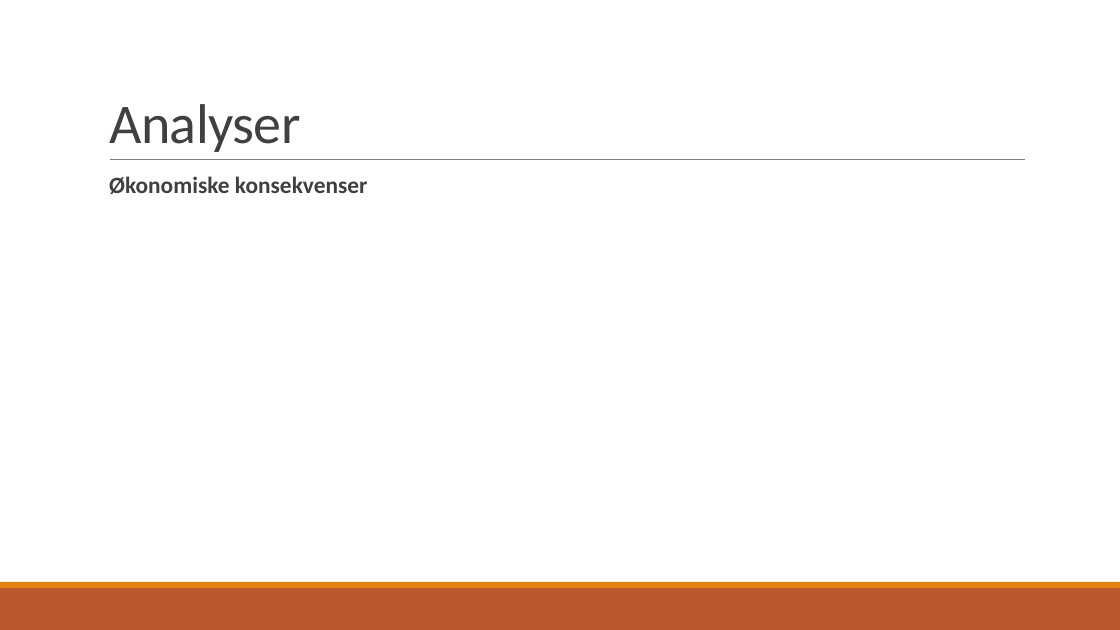
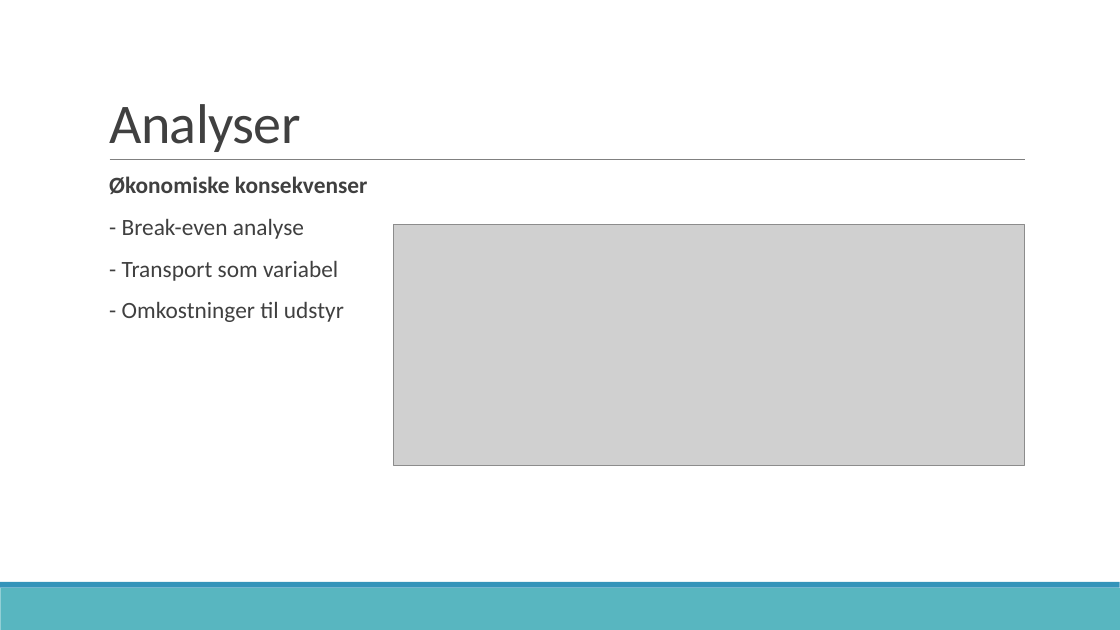
Before and after one commit to zeroregard/Automatic-Sonography, a slide deck: slide 7 of Præsentation_Eksamen.pptx. Drawn at 1120x630 pixels with LibreOffice and Linux fonts; fonts in the diff are those of the drawing; grey boxes stand for pictures. Boxes give left, top, right and bottom in pixels: in the first picture for what was removed or moved away, otherwise in the second. Text is boxed around its words. In the diff, an @@ line names an element or a change of style, - is before the commit and + after.

```diff
--- a/Præsentation_Eksamen.pptx
+++ b/Præsentation_Eksamen.pptx
@@ text at [122, 219, 344, 322]: paragraphs added @@
+  - Break-even analyse
+  - Transport som variabel
+  - Omkostninger til udstyr
@@ picture added at [393, 224, 1025, 465] @@
@@ rectangle at [0, 588, 1120, 630]: fill #BD582C to #58B6C0 @@
@@ rectangle at [0, 582, 1120, 588]: fill #E48312 to #3494BA @@
```
Also in this commit, not shown: 13 other slides changed.
